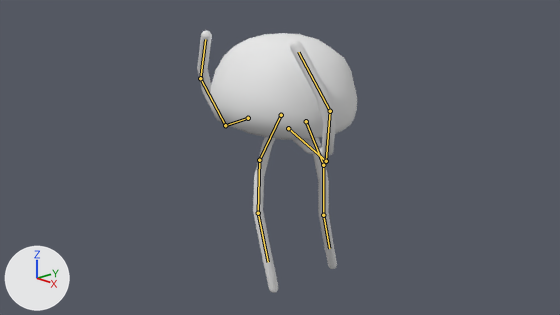
A saved change to the Blender file Models/Kurage/Kurage_chang.blend.
Camera for both pictures: the file's camera 'Camera'. Every picture has the same lights, and +X, +Y and +Z are marked at lower left. Both versions are drawn at frame 2 of the action 'PoseLib'; the numbers are the values there. The bones that bend it are drawn over the model as lines.

The first picture shows 'Body.002', 'Tentacle.002'.
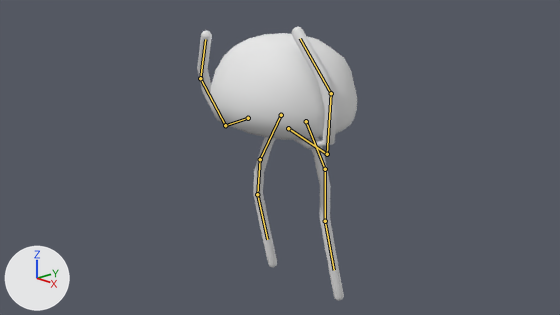
Pixel boxes (x1, y1, x2, y2) of what changed, in the pictures (560 x 315 px):
'Tentacle.002', posed
    before: (197, 30, 337, 293)
    after: (197, 27, 344, 301)
bone 'Bone_R.001', root to tip
    before: (288, 128) to (326, 161)
    after: (288, 128) to (327, 154)
bone 'Bone_L.005', root to tip
    before: (281, 115) to (259, 160)
    after: (281, 115) to (260, 159)
bone 'Bone_L.006', root to tip
    before: (259, 160) to (258, 213)
    after: (260, 159) to (257, 194)
bone 'Bone_L.007', root to tip
    before: (258, 213) to (268, 262)
    after: (257, 194) to (267, 239)
bone 'Bone_R.005', root to tip
    before: (306, 121) to (323, 165)
    after: (306, 121) to (325, 169)
bone 'Bone_R.006', root to tip
    before: (323, 165) to (323, 215)
    after: (325, 169) to (325, 221)
bone 'Bone_R.007', root to tip
    before: (323, 215) to (329, 248)
    after: (325, 221) to (334, 270)

The change in detail:
Bone 'Bone_R.001' (bone_bone_r_001) turns from (8, 14, -58) to (5, 2, -71) degrees about its own x, y and z.
Bone 'Bone_L.005' (bone_bone_l_005) turns from (-29, 3, 6) to (-24, 1, 12) degrees about its own x, y and z.
Bone 'Bone_L.006' (bone_bone_l_006) turns from (22, 2, -11) to (41, -15, 4) degrees about its own x, y and z.
Bone 'Bone_L.007' (bone_bone_l_007) turns from (13, 2, -4) to (-11, 2, -29) degrees about its own x, y and z.
Bone 'Bone_R.005' (bone_bone_r_005) turns from (20, 3, -9) to (-3, 0, -35) degrees about its own x, y and z.
Bone 'Bone_R.006' (bone_bone_r_006) turns from (-17, 0, 11) to (6, -2, 37) degrees about its own x, y and z.
Bone 'Bone_R.007' (bone_bone_r_007) turns from (22, -4, 9) to (5, 0, -9) degrees about its own x, y and z.
